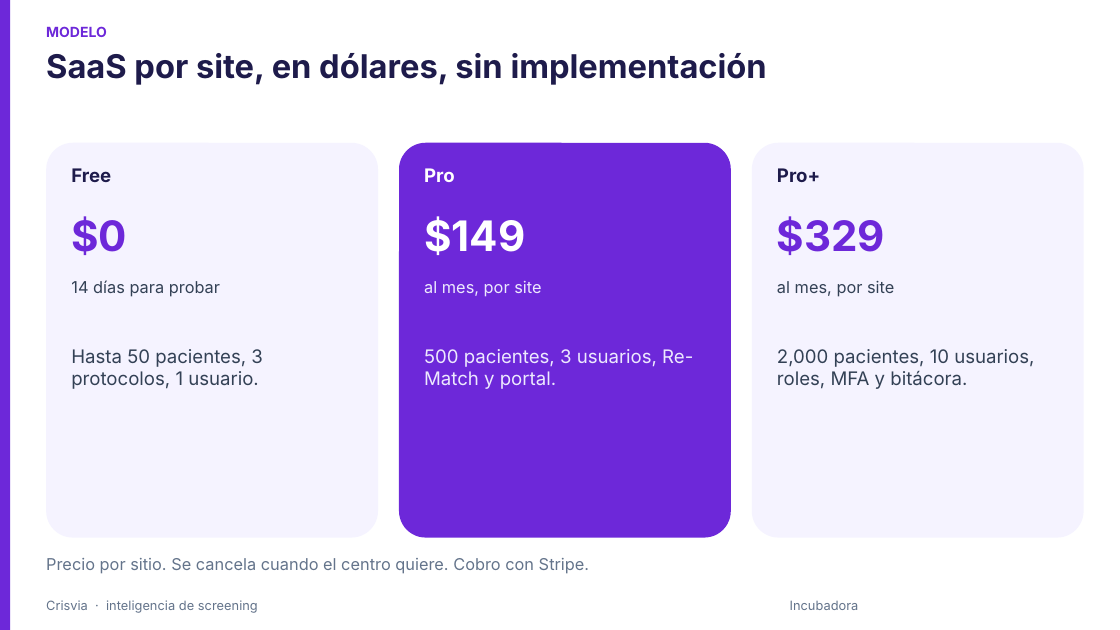
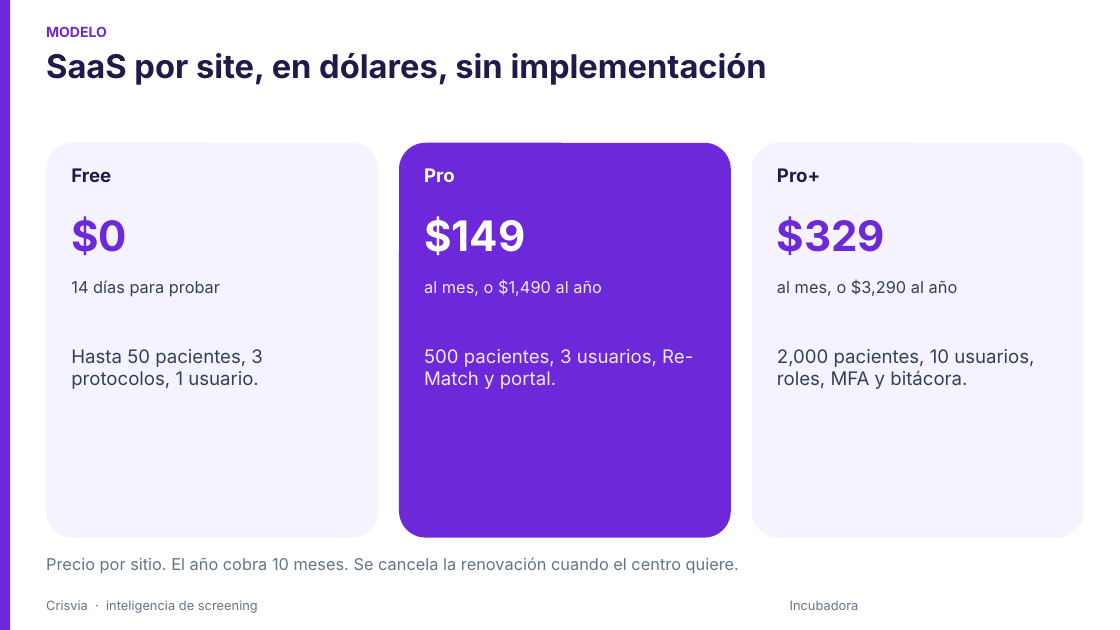
Before and after one commit to julio14-byte/Screening-intel, a slide deck: slide 12 of docs/pitch/crisvia-incubadora.pptx. Drawn at 1120x630 pixels with LibreOffice and Linux fonts; fonts in the diff are those of the drawing. Boxes give left, top, right and bottom in pixels: in the first picture for what was removed or moved away, otherwise in the second. Text is boxed around its words. In the diff, an @@ line names an element or a change of style, - is before the commit and + after.

```diff
--- a/docs/pitch/crisvia-incubadora.pptx
+++ b/docs/pitch/crisvia-incubadora.pptx
@@ text at (424,280,602,296): text changed @@
-al mes, por site
+al mes, o $1,490 al año
@@ text at (777,280,958,296): text changed @@
-al mes, por site
+al mes, o $3,290 al año
@@ text at (46,557,739,574): text changed @@
-Precio por sitio. Se cancela cuando el centro quiere. Cobro con Stripe.
+Precio por sitio. El año cobra 10 meses. Se cancela la renovación cuando el centro quiere.
```
Also in this commit, not shown: 1 other slide changed, 23 other files.
